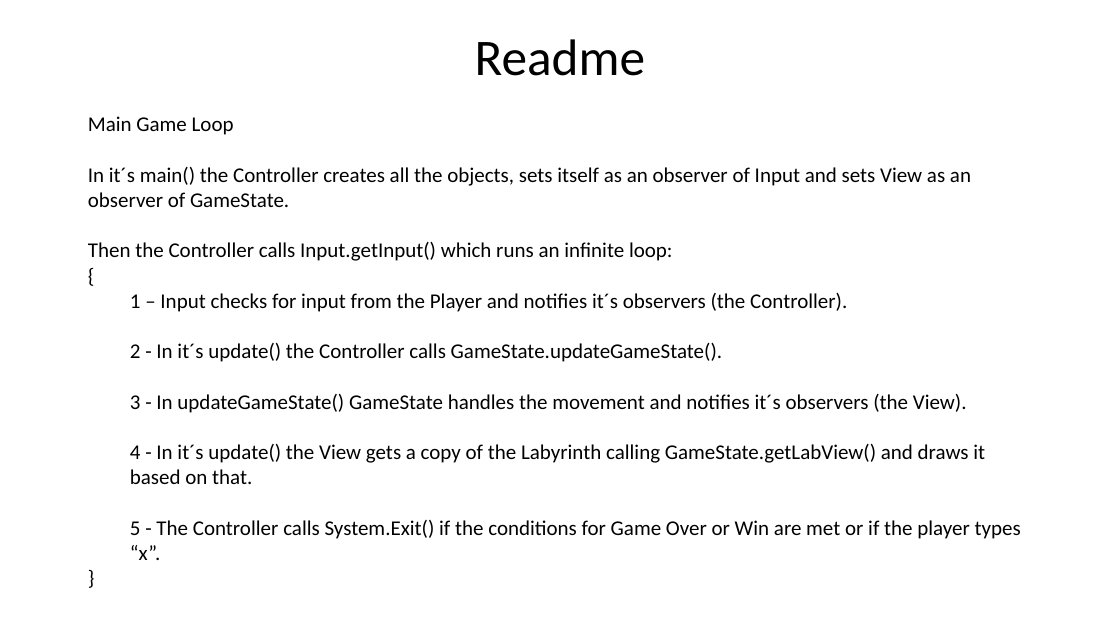
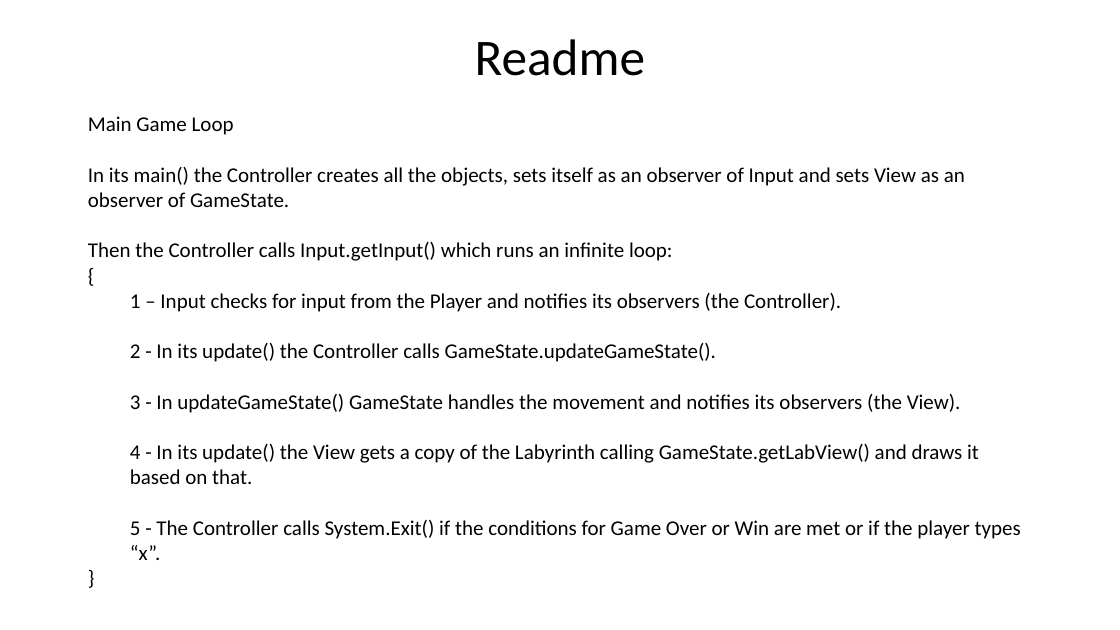
Before and after one commit to Azkron/PacManJava, a slide deck: slide 9 of src/Analysis/AnalysisAndReadMe.pptx. Drawn at 1120x630 pixels with LibreOffice and Linux fonts; fonts in the diff are those of the drawing. Boxes give left, top, right and bottom in pixels: in the first picture for what was removed or moved away, otherwise in the second. Text is boxed around its words. In the diff, an @@ line names an element or a change of style, - is before the commit and + after.

```diff
--- a/src/Analysis/AnalysisAndReadMe.pptx
+++ b/src/Analysis/AnalysisAndReadMe.pptx
@@ text at [88,167,965,207]: text changed @@
-In it´s main() the Controller creates all the objects, sets itself as an observer of Input and sets View as an observer of GameState.
+In its main() the Controller creates all the objects, sets itself as an observer of Input and sets View as an observer of GameState.
@@ text at [130,293,979,484]: text changed @@
-  1 – Input checks for input from the Player and notifies it´s observers (the Controller).
-  2 - In it´s update() the Controller calls GameState.updateGameState().
-  3 - In updateGameState() GameState handles the movement and notifies it´s observers (the View).
-  4 - In it´s update() the View gets a copy of the Labyrinth calling GameState.getLabView() and draws it based on that.
+  1 – Input checks for input from the Player and notifies its observers (the Controller).
+  2 - In its update() the Controller calls GameState.updateGameState().
+  3 - In updateGameState() GameState handles the movement and notifies its observers (the View).
+  4 - In its update() the View gets a copy of the Labyrinth calling GameState.getLabView() and draws it based on that.
```
Also in this commit, not shown: 4 other files.
